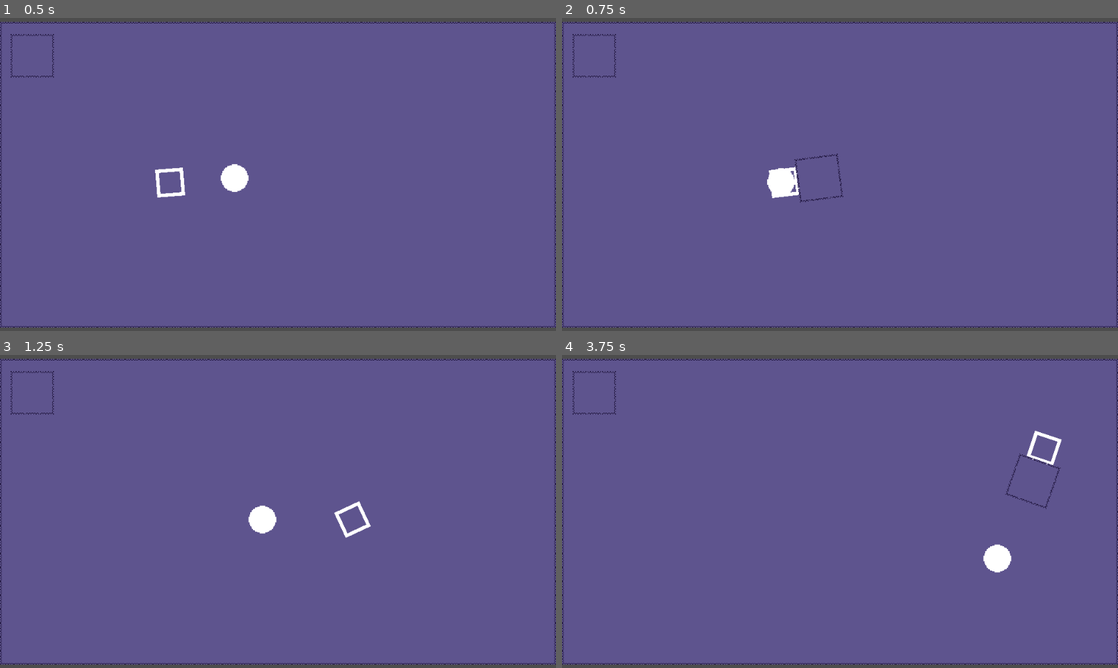
Above: before the commit, frames 1-4 (two rows, left to right).
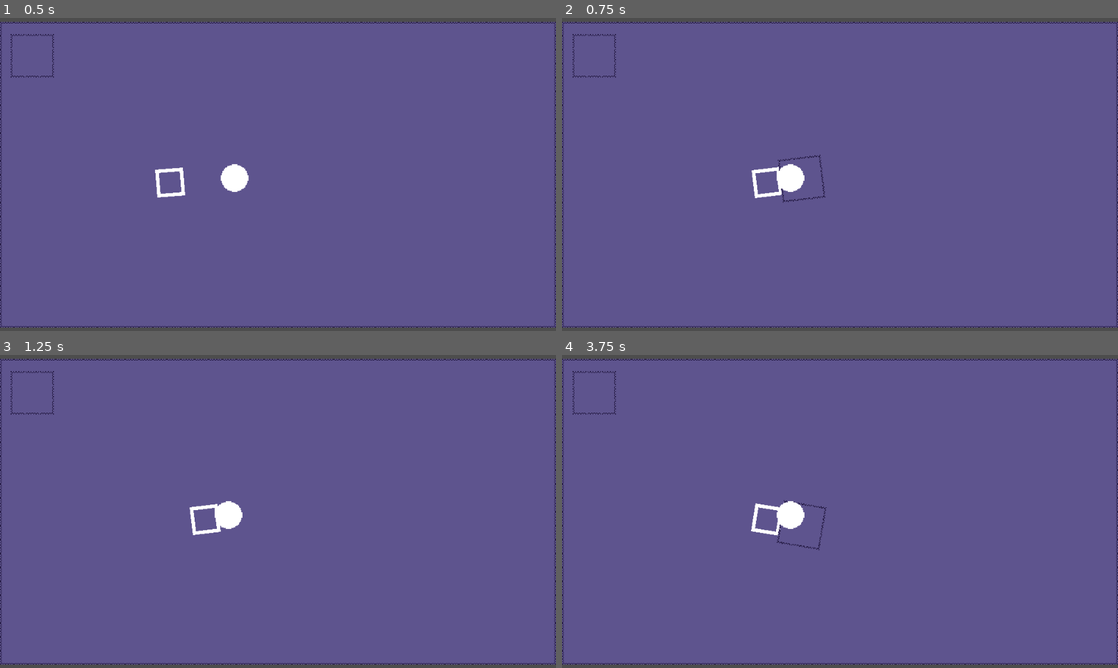
Above: after the commit, the same moments.

Repository: Enoxboo/Project-R
Game: Godot game, scene res://Levels/main_map.tscn
The game is run twice, just before and just after one commit, with the same random seed, the same clock (stepped at 60 frames per second) and the same inputs.
Inputs (mouse positions are in pixels of both pictures, inside the frame that each line leads up to):
- Up to frame 1 (0.5 s): no input
- Up to frame 2 (0.75 s): move the mouse to (962, 158) at 0.52 s; press the mouse at (962, 158) at 0.53 s; hold D (move_right) from 0.53 s (still down)
- Up to frame 3 (1.25 s): keep holding D (move_right)
- Up to frame 4 (3.75 s): move the mouse to (728, 527) at 1.27 s; release D (move_right) at 1.28 s; release the mouse at (728, 527) at 1.28 s; hold S (move_down) 1.28-2.03 s; right-click (728, 527) at 1.35 s; move the mouse to (895, 442) at 2.02 s; hold D (move_right) 2.03-2.78 s; hold E (spell_2) 2.03-2.78 s; move the mouse to (812, 574) at 2.77 s; hold W (move_up) 2.78-3.53 s; tap Tab (switch) at 2.85 s; move the mouse to (1006, 558) at 3.52 s; press the mouse at (1006, 558) at 3.53 s; hold A (move_left) from 3.53 s (still down)

Frame 1 is identical in both runs. In frame 2, 0.6% of the frame differs, in the area x 34-51%, y 43-60%; in frame 3, 1.1%; in frame 4, 1.3%, in the area x 34-90%, y 24-70%.

Commit message:
feat(hitstun): add hitstun state when damaged

Diff:
--- a/Assets/Combat/hurtbox.gd
+++ b/Assets/Combat/hurtbox.gd
@@ -1,5 +1,8 @@
 extends Area2D
+
+signal hit_received
 
 func take_damage(amount: int) -> void:
 	get_parent().current_health = max(0, get_parent().current_health - amount)
 	print("New health = " + str(get_parent().current_health))
+	emit_signal("hit_received")
--- a/Enemies/base_enemy.gd
+++ b/Enemies/base_enemy.gd
@@ -3,6 +3,7 @@
 class_name Enemy
 
 @onready var sprite: Sprite2D = $Sprite
+@onready var hurtbox: Area2D = $Hurtbox
 @export var data: EnemyData
 
 var player: Player
@@ -17,5 +18,6 @@
 
 
 func _on_hitbox_area_entered(area: Area2D) -> void:
+
 	if area.has_method("take_damage"):
 		area.take_damage(damage)
--- a/Enemies/base_enemy.tscn
+++ b/Enemies/base_enemy.tscn
@@ -1,8 +1,9 @@
-[gd_scene load_steps=9 format=3 uid="uid://syt0a8y6s0xu"]
+[gd_scene load_steps=10 format=3 uid="uid://syt0a8y6s0xu"]
 
 [ext_resource type="Texture2D" uid="uid://bgqbtlefarmow" path="res://Enemies/_Sprites/cercle.png" id="1_hjege"]
 [ext_resource type="Script" uid="uid://qbp63lu3jjrg" path="res://Enemies/base_enemy.gd" id="1_hrovn"]
 [ext_resource type="Script" uid="uid://bkg8rfh1hctco" path="res://StateMachine/state_machine.gd" id="2_dq6ge"]
+[ext_resource type="Script" uid="uid://dki71e3o8i881" path="res://Player/States/hitstun.gd" id="4_c2aey"]
 [ext_resource type="Script" uid="uid://c8bah7vu81aj7" path="res://Enemies/States/chase.gd" id="4_dqv1m"]
 [ext_resource type="Script" uid="uid://d1r1yw1bso4pb" path="res://Assets/Combat/hurtbox.gd" id="5_dqv1m"]
 
@@ -25,6 +26,10 @@
 
 [node name="Chase" type="Node" parent="StateMachine"]
 script = ExtResource("4_dqv1m")
+metadata/_custom_type_script = "uid://cpfcabqaqlbxc"
+
+[node name="Hitstun" type="Node" parent="StateMachine"]
+script = ExtResource("4_c2aey")
 metadata/_custom_type_script = "uid://cpfcabqaqlbxc"
 
 [node name="Sprite" type="Sprite2D" parent="."]
--- /dev/null
+++ b/Player/States/hitstun.gd
@@ -0,0 +1,7 @@
+extends State
+
+func enter() -> void:
+	print("quoicoubeh")
+
+func physics_update(_delta: float) -> void:
+	pass
--- a/Player/player.gd
+++ b/Player/player.gd
@@ -7,6 +7,7 @@
 @onready var sprite: Sprite2D = $Sprite
 @onready var hitbox: Area2D = $Hitbox
 @onready var hitbox_sprite: Sprite2D = $Hitbox/HitboxSprite
+@onready var hurtbox: Area2D = $Hurtbox
 @onready var attack_active: Timer = $Timers/AttackActive
 @onready var attack_rest: Timer = $Timers/AttackRest
 
--- a/Player/player.tscn
+++ b/Player/player.tscn
@@ -1,9 +1,10 @@
-[gd_scene load_steps=11 format=3 uid="uid://damlylql1l7of"]
+[gd_scene load_steps=12 format=3 uid="uid://damlylql1l7of"]
 
 [ext_resource type="Script" uid="uid://cvwoife8aauxw" path="res://Player/player.gd" id="1_4ntmi"]
 [ext_resource type="Texture2D" uid="uid://d0t3xhui75wfh" path="res://Player/_Sprites/square.png" id="1_l8h54"]
 [ext_resource type="Script" uid="uid://bkg8rfh1hctco" path="res://StateMachine/state_machine.gd" id="4_k53q1"]
 [ext_resource type="Script" uid="uid://bm16kmhys2frc" path="res://Player/States/move.gd" id="5_fhl08"]
+[ext_resource type="Script" uid="uid://dki71e3o8i881" path="res://Player/States/hitstun.gd" id="6_00tjw"]
 [ext_resource type="Script" uid="uid://bng853sk1p60f" path="res://Player/States/switch.gd" id="6_fhl08"]
 [ext_resource type="Script" uid="uid://d1r1yw1bso4pb" path="res://Assets/Combat/hurtbox.gd" id="6_od3ui"]
 [ext_resource type="Texture2D" uid="uid://hcq66343gceq" path="res://Levels/_Sprites/scene.png" id="6_vtle1"]
@@ -39,6 +40,10 @@
 script = ExtResource("6_fhl08")
 metadata/_custom_type_script = "uid://cpfcabqaqlbxc"
 
+[node name="Hitstun" type="Node" parent="StateMachine"]
+script = ExtResource("6_00tjw")
+metadata/_custom_type_script = "uid://cpfcabqaqlbxc"
+
 [node name="Hurtbox" type="Area2D" parent="."]
 collision_layer = 4
 collision_mask = 128
--- a/StateMachine/state_machine.gd
+++ b/StateMachine/state_machine.gd
@@ -10,7 +10,9 @@
 	for state_node: State in find_children("*", "State"):
 		state_node.finished.connect(_transition_to_next_state)
 
+
 	await owner.ready
+	owner.hurtbox.hit_received.connect(_on_hit_received)
 	state.enter()
 
 
@@ -26,3 +28,6 @@
 	state.exit()
 	state = get_node(target_state_path)
 	state.enter()
+
+func _on_hit_received() -> void:
+	_transition_to_next_state("Hitstun")
Not shown, added: Player/States/hitstun.gd.uid
